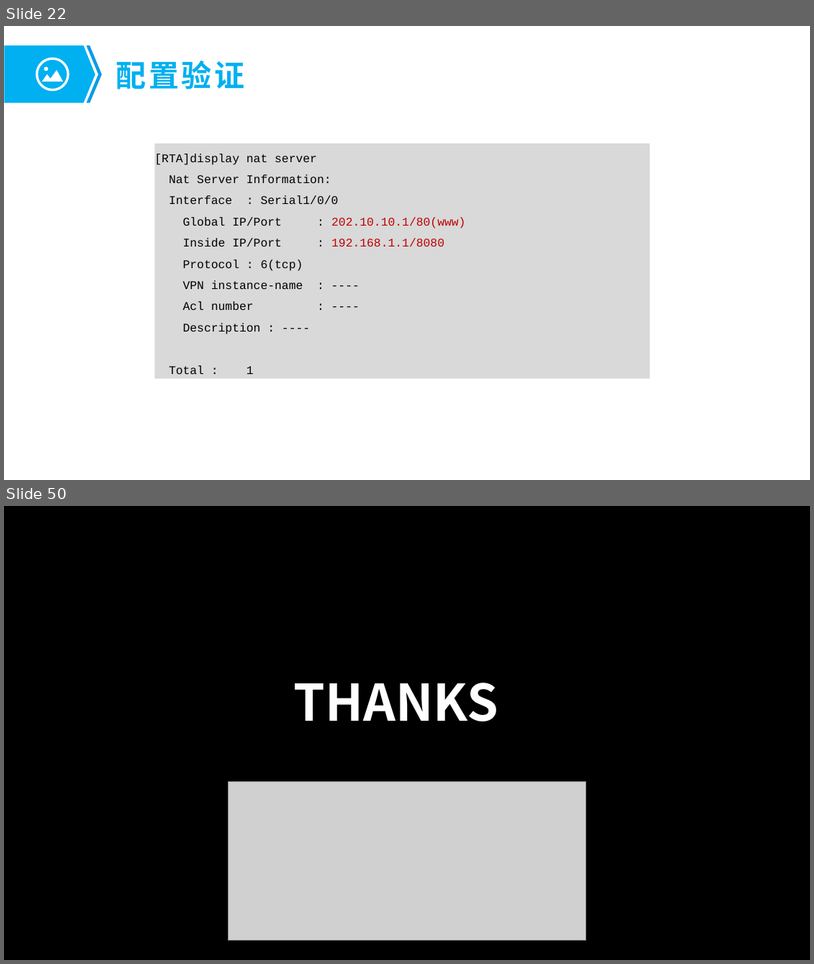
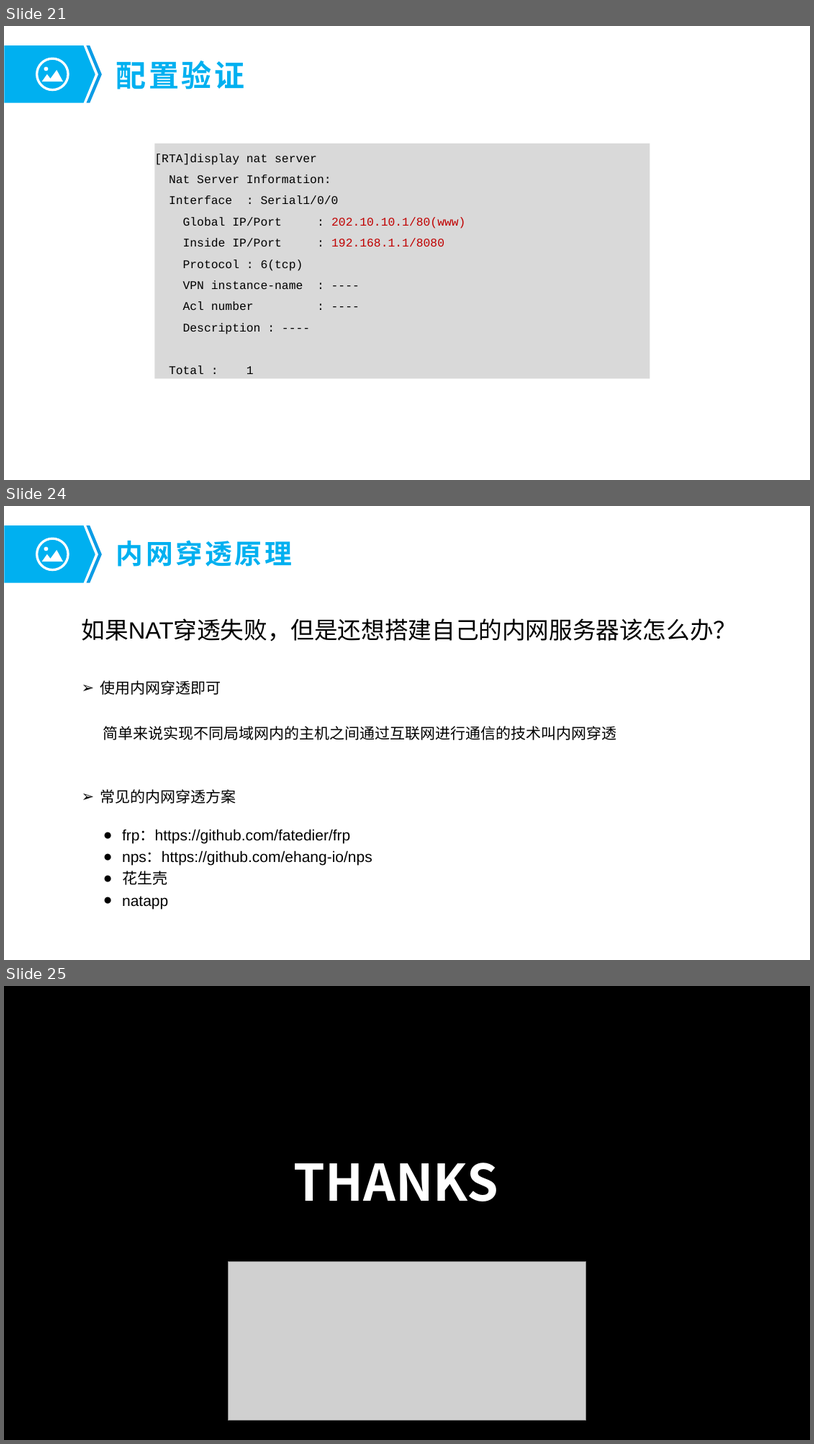
Before and after one commit to fengyuan-liang/notes, a slide deck: 树莓派与内网穿透.pptx. Shown one above the other, each under a label of ours: slides 22 and 50 before the commit, slides 21, 24 and 25 after it; the slides between them are not shown. The pictures are 814x964 and 814x1444 pixels, drawn with LibreOffice and Linux fonts; fonts in the diff are those of the drawing; grey boxes stand for pictures; background and template pictures are left out. Boxes give left, top, right and bottom in pixels: in the first picture for what was removed or moved away, otherwise in the second. Text is boxed around its words. In the diff, an @@ line names an element or a change of style, - is before the commit and + after.

```diff
--- a/树莓派与内网穿透.pptx
+++ b/树莓派与内网穿透.pptx
@@ slide 24 added at (x1=4, y1=506, x2=810, y2=960), background #FFFFFF; not listed: 3 template elements that a slide beside it also shows @@
@@ title added at (x1=116, y1=540, x2=292, y2=566), 32.4 pt, text #00B0F0, bold @@
+内网穿透原理
@@ text added at (x1=82, y1=618, x2=738, y2=641), 28 pt, text #000000 @@
+如果NAT穿透失败，但是还想搭建自己的内网服务器该怎么办？
@@ text added at (x1=100, y1=680, x2=237, y2=803), 18 pt, text #000000 @@
+➢ 使用内网穿透即可
+➢ 常见的内网穿透方案
@@ text added at (x1=103, y1=726, x2=617, y2=740), 18 pt, text #000000 @@
+简单来说实现不同局域网内的主机之间通过互联网进行通信的技术叫内网穿透
@@ text added at (x1=122, y1=829, x2=373, y2=908), 18 pt, text #000000 @@
+● frp：https://github.com/fatedier/frp
+● nps：https://github.com/ehang-io/nps
+● 花生壳
+● natapp
@@ what was slide 22 is now slide 21 @@
@@ what was slide 50 is now slide 25 @@
```
Also in this commit, not shown: 3 slides changed, 2 other slides added, 28 slides removed, 1 other file.
